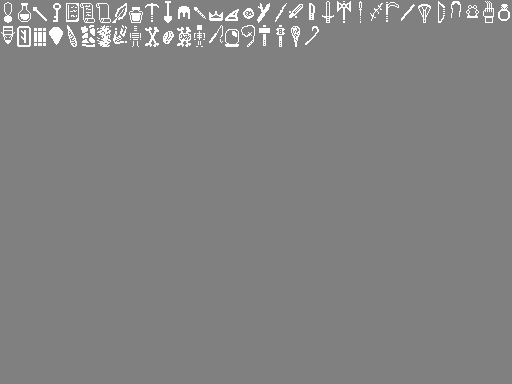
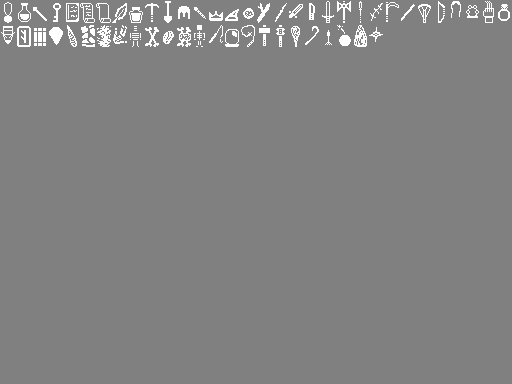
Layers edited between the first and the second 512x384 image:
painted on "Background" over [left=325, top=25, right=383, bottom=47]
